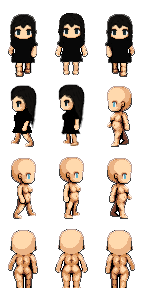
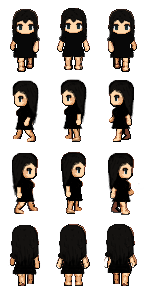
Layered file, before and after one edit (144x288). Changes by layer:
added group "组 1" with 8 layers above "Base" over [8,8,140,287]
added layer "图层 4" in group "组 1" over [12,153,38,214]
moved "图层 3" into group "组 1", painted on it over [12,108,131,213]
added layer "图层 7" in group "组 1" over [104,224,136,273]
added layer "图层 8" in group "组 1" over [8,203,118,284]
added layer "图层 6" in group "组 1" over [56,200,89,287]
added layer "图层 5" in group "组 1" over [69,153,134,263]
moved "图层 2" into group "组 1", painted on it over [8,8,137,288]
added layer "图层 9" in group "组 1" over [10,8,140,286]
added layer "Base" above "颜色填充 1" over [10,8,137,286]
